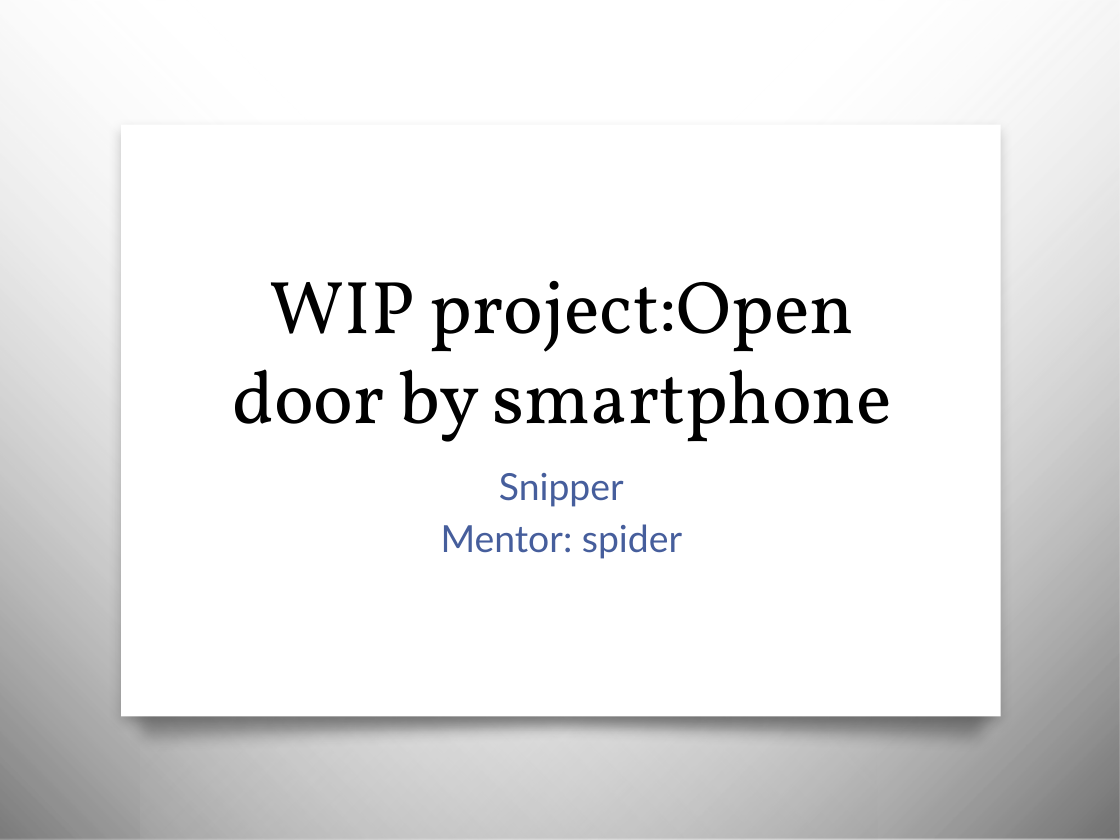
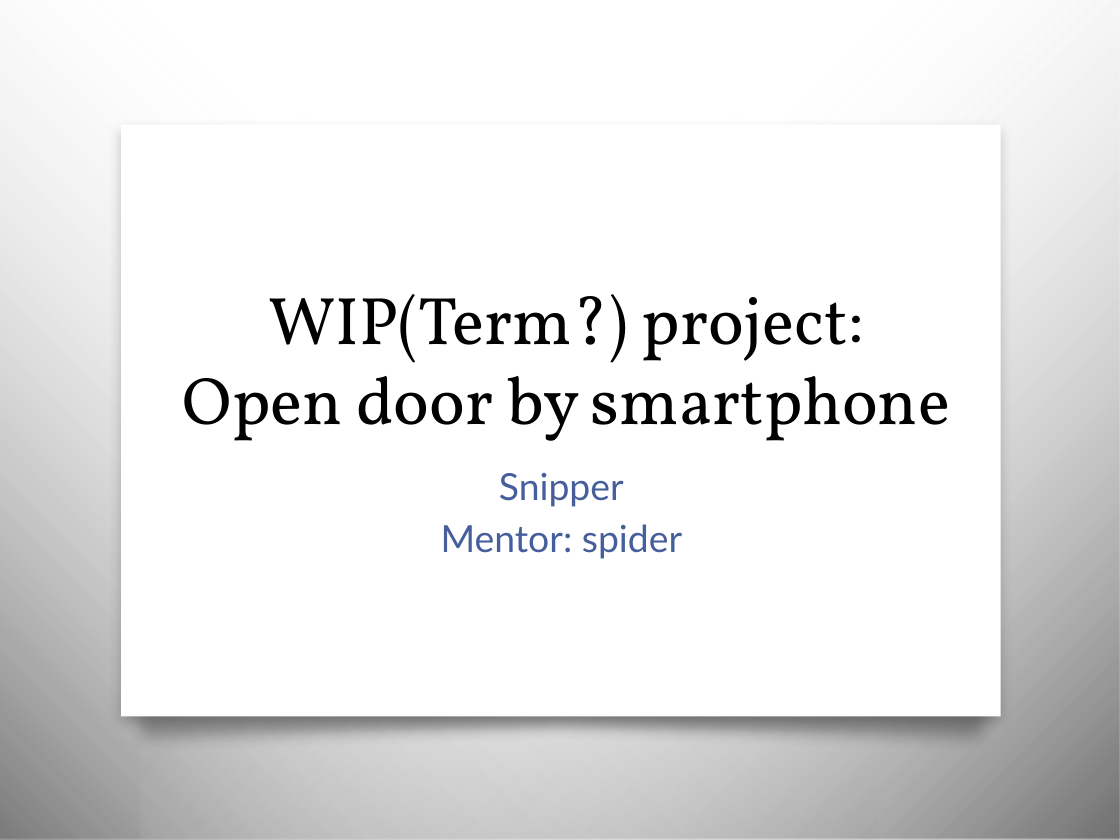
Before and after one commit to foretell412/term2012, a slide deck: slide 1 of Presentation1.pptx. Drawn at 1120x840 pixels with LibreOffice and Linux fonts; fonts in the diff are those of the drawing; background and template pictures are left out. Boxes give left, top, right and bottom in pixels: in the first picture for what was removed or moved away, otherwise in the second. Text is boxed around its words. In the diff, an @@ line names an element or a change of style, - is before the commit and + after.

```diff
--- a/Presentation1.pptx
+++ b/Presentation1.pptx
@@ title at [183,294,950,441]: text changed; size 48 to 43.2 pt @@
-WIP project:Open door by smartphone
+WIP(Term?) project:
+Open door by smartphone
```
Also in this commit, not shown: 3 other slides changed, 1 slide added, 2 other files.
